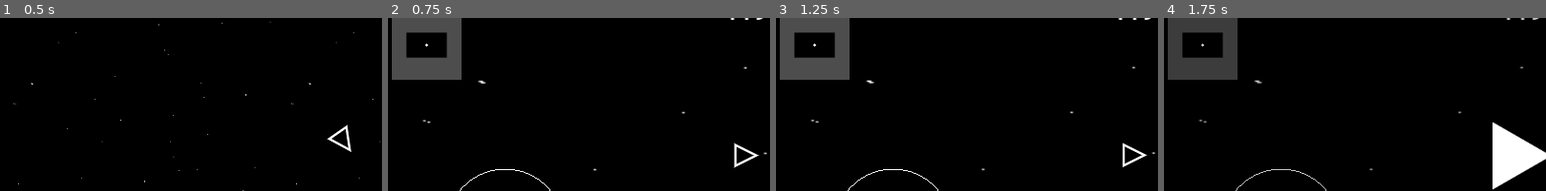
Above: before the commit, frames 1-4 (left to right).
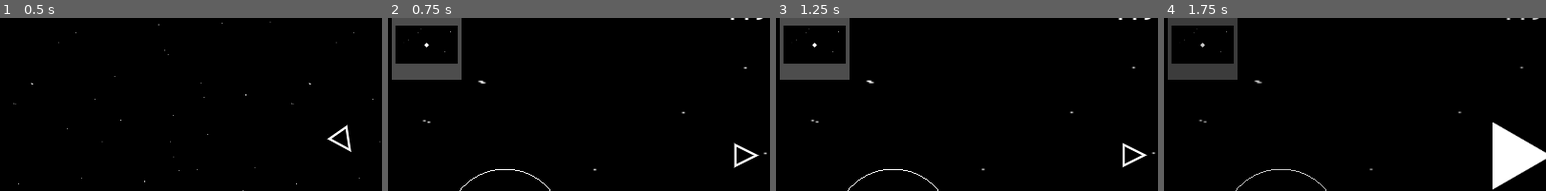
Above: after the commit, the same moments.

Repository: Ryu204/name-later
Game: Godot game, scene res://Layouts/index.tscn
Same seed, same stepped clock (60 frames per second), same inputs: the game is played once before the commit and once after it.
Inputs (mouse positions are % of the whole screen's width and height, from its top left):
- Up to frame 1 (0.5 s): no input
- Up to frame 2 (0.75 s): click "Play" at 0.5 s
- Up to frame 3 (1.25 s): no input
- Up to frame 4 (1.75 s): click (97, 8) at 1.25 s
The pictures show only the part of the screen within x 3-53%, y 10-60%; the shares and areas given below are measured in that part.

Frame 1 is identical in both runs. In frame 2, 2.1% of the frame differs, in the area x 2-19%, y 4-27%; in frame 3, 2.1%; in frame 4, 2.0%.

Commit message:
Add bike pro

Diff:
--- a/Components/Enemies/bike.gd
+++ b/Components/Enemies/bike.gd
@@ -40,6 +40,7 @@
 
 func _launch(player_pos: Vector2, player_vel: Vector2) -> void:
 	shape.force = _initial_force
+	# We solve a quadratic equation to calculate collision time assuming player_vel will not change
 	var p = player_pos - shape.global_position
 	var time_to_collision = MoreMath.solve_quadratic(
 		player_vel.length_squared() - (shape.average_speed(max(run_interval, 3)) ** 2),
@@ -50,10 +51,13 @@
 		time_to_collision.roots.max() > 0,
 		'Maybe the shape velocity is too low to catch player?')
 	time_to_collision = time_to_collision.roots.max()
-	var direction = player_pos + time_to_collision * player_vel - shape.global_position
-	shape.control_direction = MoreMath.add_noise_vector2(direction, fluctuation_level)
+	_go_to(player_pos + time_to_collision * player_vel)
 
 func _indicate_attack(player_pos: Vector2, player_vel: Vector2) -> void:
 	var direction = player_pos + player_vel * run_interval * randf() - shape.global_position
 	shape.force = 0.0
 	shape.control_direction = MoreMath.add_noise_vector2(direction, fluctuation_level)
+
+func _go_to(goal: Vector2) -> void:
+	var direction = goal - shape.global_position
+	shape.control_direction = MoreMath.add_noise_vector2(direction, fluctuation_level)
--- /dev/null
+++ b/Components/Enemies/bike_pro.gd
@@ -0,0 +1,34 @@
+class_name BikePro
+
+extends Bike
+
+@export_group('Stats')
+@export var angular_force = 0.0
+
+
+var _is_left_handed = MoreMath.random_number() < 0.5
+
+func _ready() -> void:
+	super()
+	shape.set_vertices(
+		PackedVector2Array([
+			Vector2(-width / 2, height / 2),
+			Vector2(width / 2, height / 2),
+			Vector2(width * 0.7 if _is_left_handed else width * -0.2, 0.0),
+			Vector2(width * 0.1 if _is_left_handed else width * -0.1, -height / 2),
+			Vector2(width * 0.2 if _is_left_handed else width * -0.7, 0.0)
+		]),
+		PackedVector2Array([
+			Vector2(-width / 2, height / 2),
+			Vector2(width / 2, height / 2),
+			Vector2(0, -height / 2)
+		])
+	)
+	angular_force *= -1.0 if _is_left_handed else 1.0
+
+func _physics_process(delta: float) -> void:
+	shape.control_direction = shape.control_direction.rotated(angular_force * delta)
+
+func _go_to(goal: Vector2) -> void:
+	var direction = goal - shape.global_position
+	shape.control_direction = direction.rotated(-run_interval * angular_force)
--- /dev/null
+++ b/Components/Enemies/bike_pro.tscn
@@ -0,0 +1,20 @@
+[gd_scene load_steps=3 format=3 uid="uid://cgt0u3b8vog5k"]
+
+[ext_resource type="Script" path="res://Components/Enemies/bike_pro.gd" id="1_mpfrg"]
+[ext_resource type="PackedScene" uid="uid://cfj21agyf0b47" path="res://Components/shape.tscn" id="2_f3dvc"]
+
+[node name="BikePro" type="Node2D" node_paths=PackedStringArray("shape")]
+script = ExtResource("1_mpfrg")
+angular_force = 2.0
+height = 45.0
+width = 12.0
+think_interval = 2.2
+run_interval = 0.8
+fluctuation_level = 0.2
+shape = NodePath("Shape")
+
+[node name="Shape" parent="." instance=ExtResource("2_f3dvc")]
+color = Color(0.741176, 0, 1, 1)
+turn_strength = 8.0
+force = 900.0
+damping = 0.2
--- a/Components/Manager/enemy_manager.gd
+++ b/Components/Manager/enemy_manager.gd
@@ -15,6 +15,7 @@
 	)
 	add_spawnable(preload(Constants.SCENE_CAR))
 	add_spawnable(preload(Constants.SCENE_BIKE))
+	add_spawnable(preload(Constants.SCENE_BIKE_PRO))
 
 func _process(delta: float) -> void:
 	_process_child(delta)
--- a/Components/Manager/spawner.gd
+++ b/Components/Manager/spawner.gd
@@ -76,6 +76,10 @@
 			1 + max(0, time - start_time)
 		)
 
+static func spawn_amount_sine_callback(scale: float, omega: float = 0.2 * TAU) -> Callable:
+	return func(time: float) -> float:
+		return scale * abs(sin(time * omega))
+
 static var spawn_level_random_callback = func(_time: float) -> float:
 	return randf()
 
--- a/Components/shape.gd
+++ b/Components/shape.gd
@@ -24,10 +24,13 @@
 func _ready() -> void:
 	_minimap_element.color = color
 
-func set_vertices(points: PackedVector2Array) -> void:
+func set_vertices(
+	points: PackedVector2Array,
+	collision_points: PackedVector2Array = []
+) -> void:
 	assert(points.size() > 2, 'Insufficient vertices count')
 	_vertices_pos = points
-	_collision_shape.polygon = _vertices_pos
+	_collision_shape.polygon = _vertices_pos if collision_points.size() == 0 else collision_points
 	_vertices_pos.append(_vertices_pos[0])
 
 var control_direction: Vector2:
--- a/Layouts/game.tscn
+++ b/Layouts/game.tscn
@@ -56,13 +56,14 @@
 stretch = true
 
 [node name="SubViewport" type="SubViewport" parent="CanvasLayer/SubViewportContainer" node_paths=PackedStringArray("main_camera", "map_camera")]
+disable_3d = true
 handle_input_locally = false
 size = Vector2i(100, 100)
 render_target_update_mode = 4
 script = ExtResource("5_2eeet")
 main_camera = NodePath("../../../Camera2D")
 map_camera = NodePath("Camera2D")
-zoom = 2.0
+zoom = 1.3
 
 [node name="Camera2D" type="Camera2D" parent="CanvasLayer/SubViewportContainer/SubViewport"]
 
--- a/Scripts/constants.gd
+++ b/Scripts/constants.gd
@@ -5,6 +5,7 @@
 const SCENE_PLAYER = _COMPONENT_PREFIX % 'Player/player.tscn'
 const SCENE_CAR = _COMPONENT_PREFIX % 'Enemies/car.tscn'
 const SCENE_BIKE = _COMPONENT_PREFIX % 'Enemies/bike.tscn'
+const SCENE_BIKE_PRO = _COMPONENT_PREFIX % 'Enemies/bike_pro.tscn'
 const SCENE_ROCK = _COMPONENT_PREFIX % 'Environments/rock.tscn'
 const SCENE_EXPLOSION = _COMPONENT_PREFIX % 'explosion.tscn'
 
